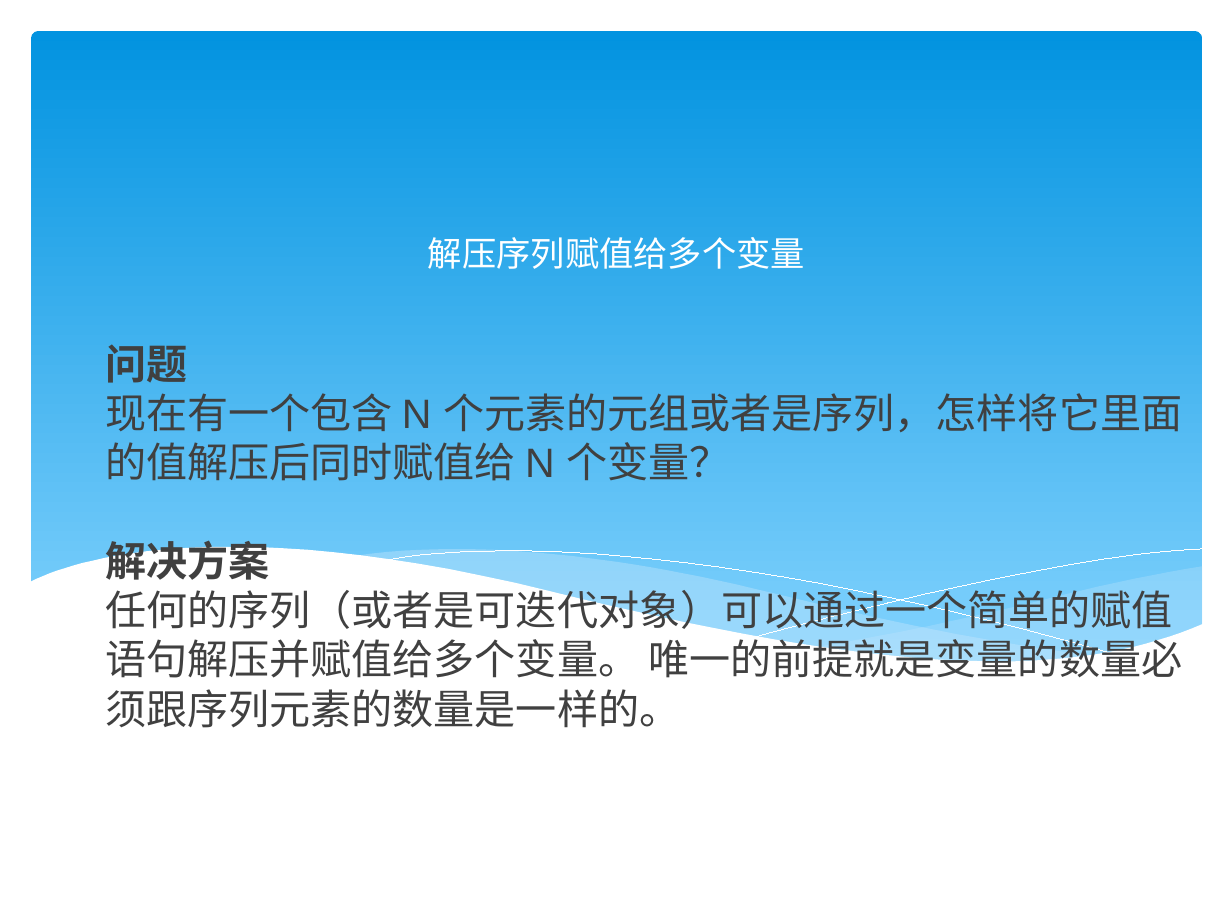
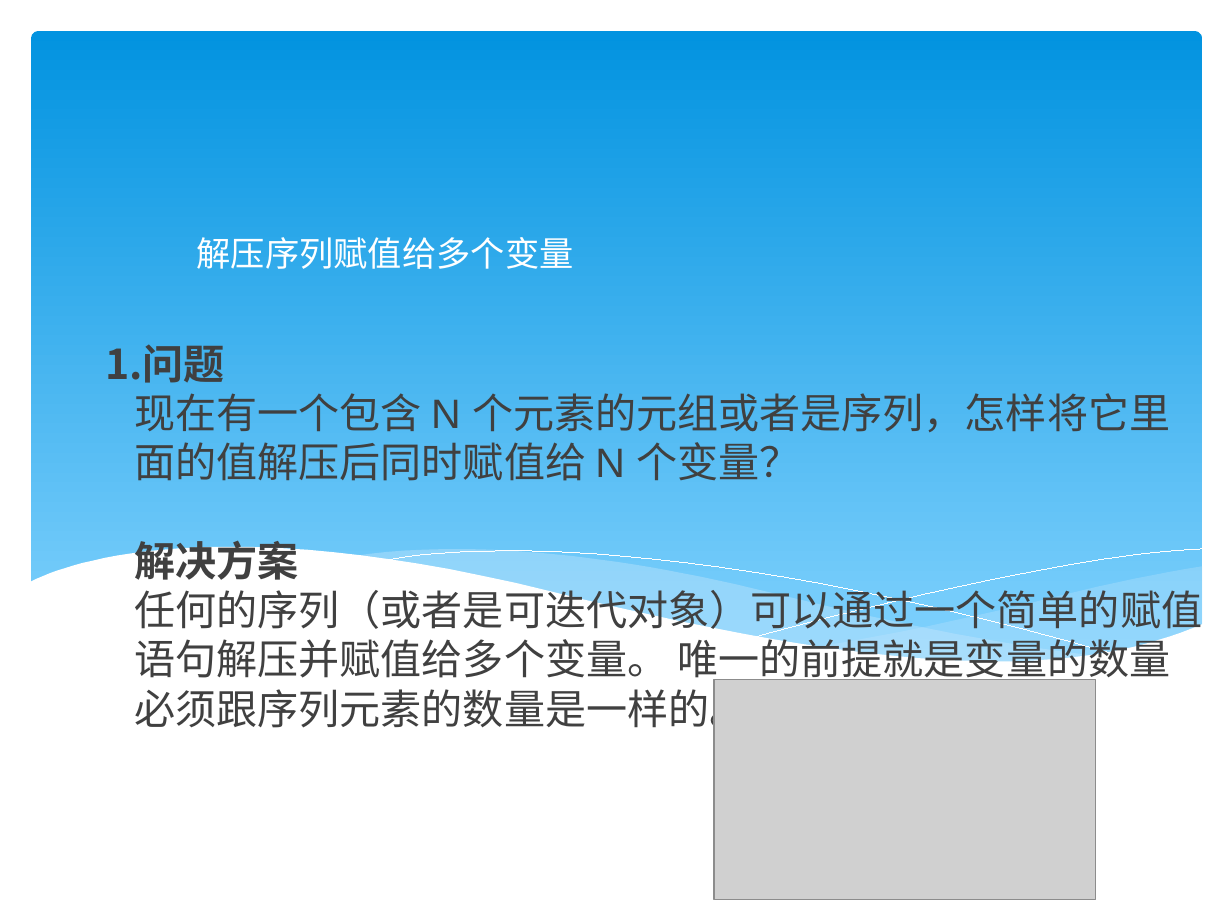
Before and after one commit to Ranplat/python3-cookbook, a slide deck: slide 2 of Python3数据结构和算法.pptx. Drawn at 1232x924 pixels with LibreOffice and Linux fonts; fonts in the diff are those of the drawing; grey boxes stand for pictures. Boxes give left, top, right and bottom in pixels: in the first picture for what was removed or moved away, otherwise in the second. Text is boxed around its words. In the diff, an @@ line names an element or a change of style, - is before the commit and + after.

```diff
--- a/Python3数据结构和算法.pptx
+++ b/Python3数据结构和算法.pptx
@@ text "解压序列赋值给多个变量" at (197,237,574,269): alignment centre to left @@
@@ title "问题 现在有一个包含 N 个元素的元组或者是序列，怎样将它里面的值解压后同时赋值给 N ..." at (105,344,1202,734): bullet none to 1. @@
@@ picture added at (715,680,1096,901) @@
```
Also in this commit, not shown: 1 other slide changed.
